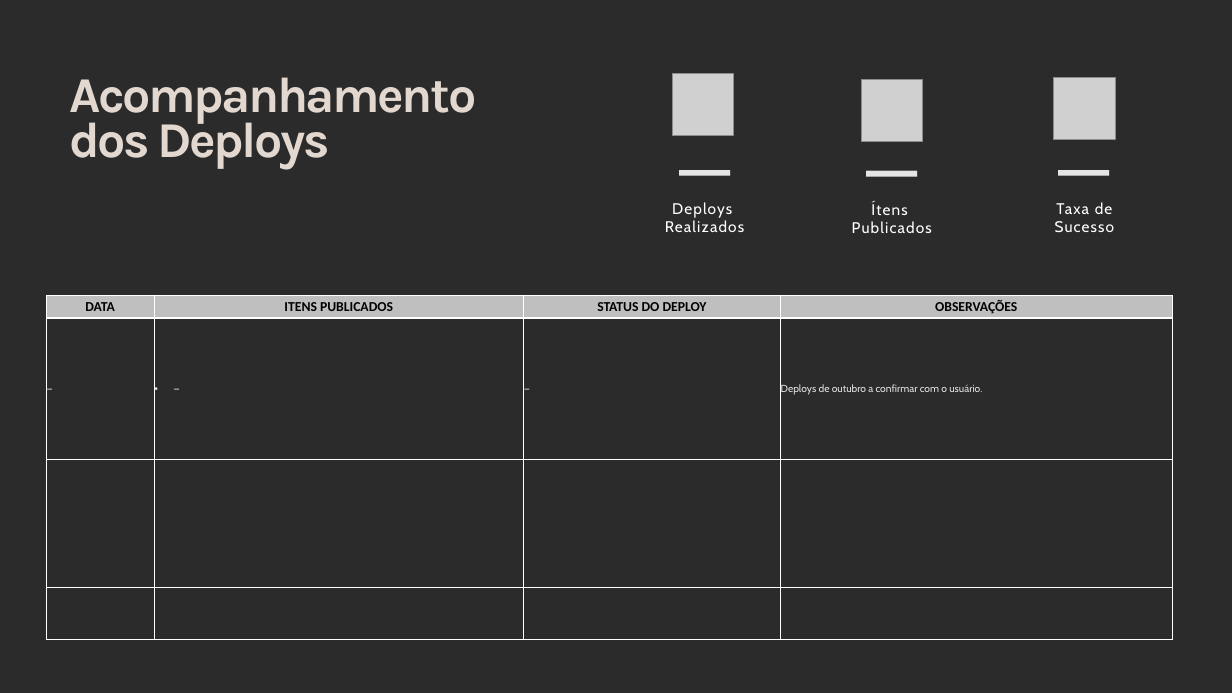
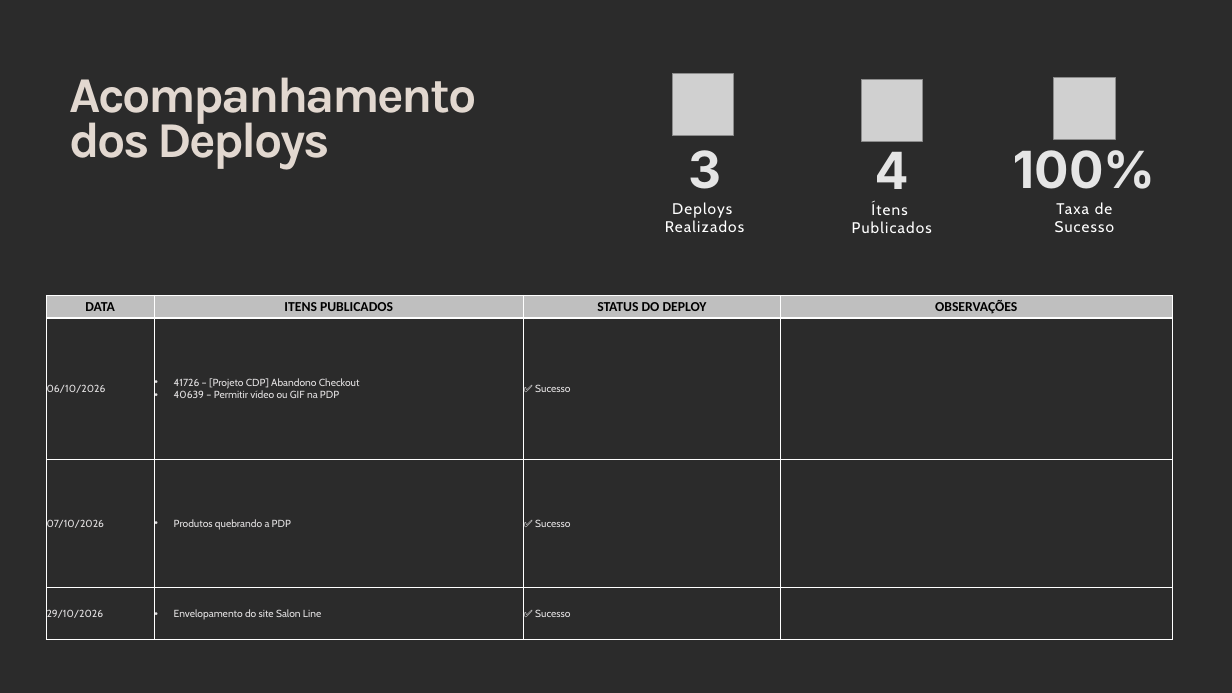
Before and after one commit to fabiovidart1985/vidart, a slide deck: slide 8 of Status Report - Salon Line - Outubro 2026.pptx (slide 9 before the commit). Drawn at 1232x693 pixels with LibreOffice and Linux fonts; fonts in the diff are those of the drawing; grey boxes stand for pictures; background and template pictures are left out; a plain dark background stands for a picture behind light text. Boxes give left, top, right and bottom in pixels: in the first picture for what was removed or moved away, otherwise in the second. Text is boxed around its words. In the diff, an @@ line names an element or a change of style, - is before the commit and + after.

```diff
--- a/Status Report - Salon Line - Outubro 2026.pptx
+++ b/Status Report - Salon Line - Outubro 2026.pptx
@@ text at bbox=[688, 150, 721, 189]: text changed @@
-—
+3
@@ text at bbox=[875, 151, 910, 189]: text changed @@
-—
+4
@@ text at bbox=[1013, 150, 1156, 189]: text changed @@
-—
+100%
@@ table at bbox=[46, 295, 1173, 641] @@
-row 2: — | — | — | Deploys de outubro a confirmar com o usuário.
+row 2: 06/10/2026 | 41726 – [Projeto CDP] Abandono Checkout / 40639 – Permitir vídeo ou GIF na PDP | ✅ Sucesso | 
-row 3:  |  |  | 
+row 3: 07/10/2026 | Produtos quebrando a PDP | ✅ Sucesso | 
-row 4:  |  |  | 
+row 4: 29/10/2026 | Envelopamento do site Salon Line | ✅ Sucesso | 
```
Also in this commit, not shown: 8 other slides changed, 3 slides removed, 1 other file.
